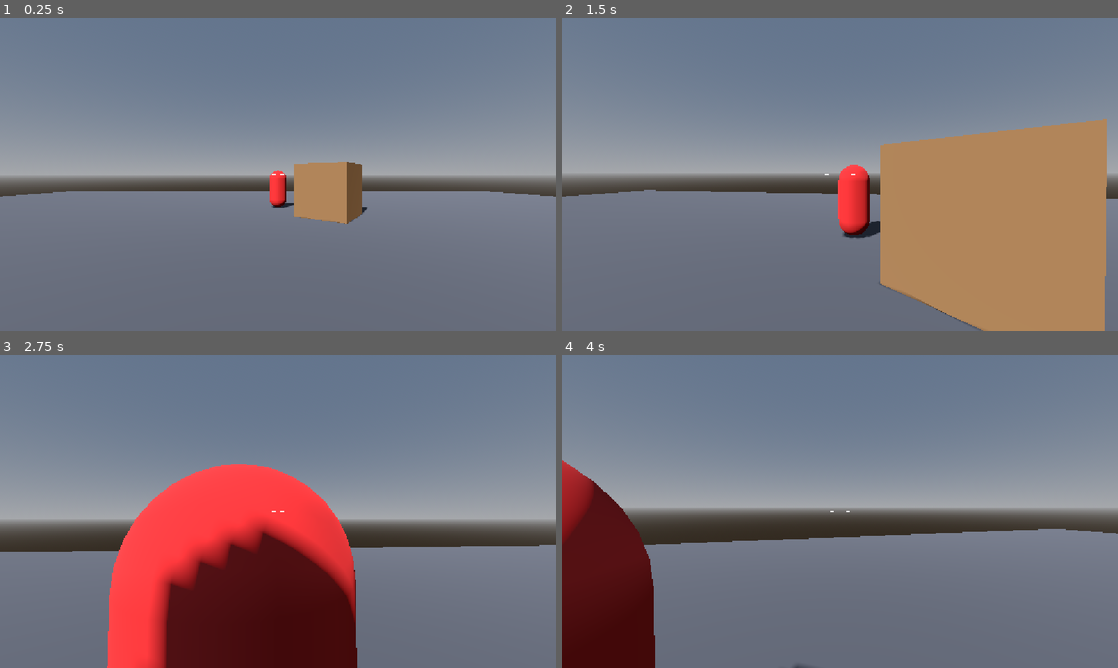
Above: before the commit, frames 1-4 (two rows, left to right).
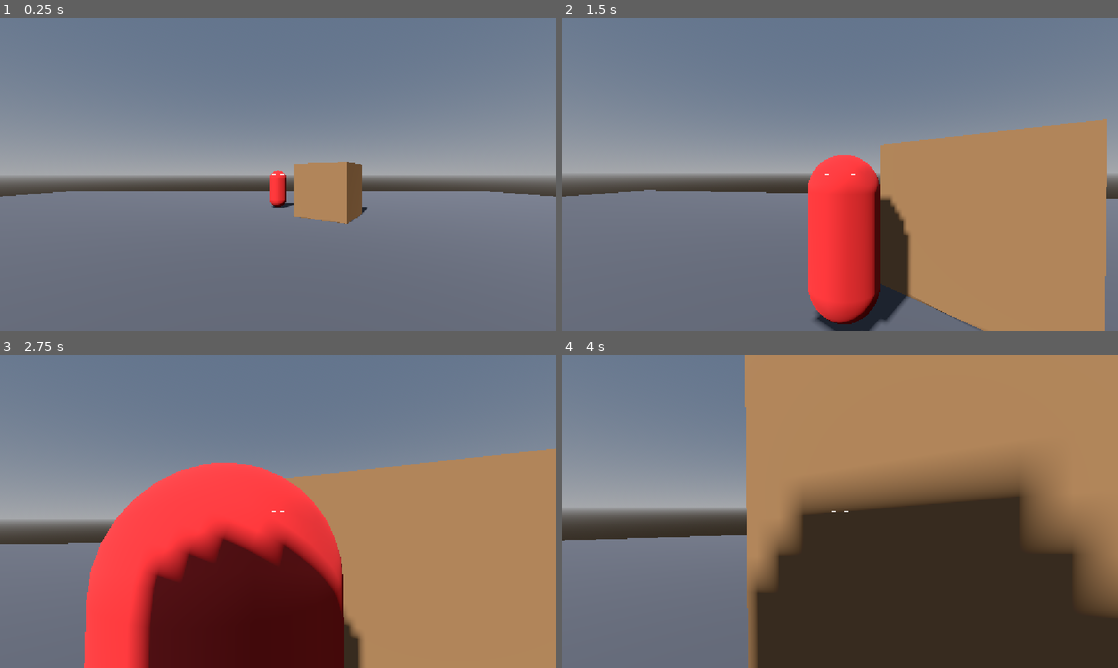
Above: after the commit, the same moments.

Repository: rcorre/exo
Game: Godot game, scene res://world/test_arena.tscn
Two runs of this game, one before a commit and one after it. Both use one fixed random seed, a clock stepped at 60 frames per second and the inputs below.
Inputs (mouse positions are in pixels of both pictures, inside the frame that each line leads up to):
- Up to frame 1 (0.25 s): no input
- Up to frame 2 (1.5 s): tap Enter at 0.5 s; move the mouse to (867, 174) at 0.52 s; press the mouse at (867, 174) at 0.53 s; hold W (move_forward) from 0.53 s (still down); move the mouse to (812, 174) at 1.27 s; release the mouse at (812, 174) at 1.28 s; click (812, 174) at 1.35 s
- Up to frame 3 (2.75 s): keep holding W (move_forward); move the mouse to (289, 505) at 2.02 s; press the mouse at (289, 505) at 2.03 s
- Up to frame 4 (4 s): keep holding W (move_forward); tap Space at 2.75 s; move the mouse to (834, 517) at 2.77 s; release the mouse at (834, 517) at 2.78 s; click (834, 517) at 2.85 s; tap Enter at 3.5 s; move the mouse to (878, 514) at 3.52 s; press the mouse at (878, 514) at 3.53 s

The runs differ from the first frame. In frame 2, 7.8% of the frame differs, in the area x 44-63%, y 43-100%; in frame 3, 34%; in frame 4, 74%, in the area x 0-100%, y 0-100%.

Commit message:
Add enemy aggro system.
Co-Authored-By: Claude Sonnet 5 <noreply@anthropic.com>
Claude-Session: https://claude.ai/code/session_01GP3Jbr5ZUAuEV648a2yu5T

Diff:
--- a/enemies/enemy.gd
+++ b/enemies/enemy.gd
@@ -1,11 +1,83 @@
-extends StaticBody3D
+extends CharacterBody3D
 
 @export var max_health: int = 100
 
+const VISION_RANGE := 15.0
+const VISION_HALF_ANGLE_DEG := 50.0
+const AGGRO_GAIN_TIME := 0.5
+const AGGRO_DECAY_TIME := 10.0
+const CHASE_SPEED := 3.0
+
 var health: int
+var aggro: float = 0.0
+var is_chasing: bool = false
+
+var gravity: float = ProjectSettings.get_setting("physics/3d/default_gravity")
 
 func _ready() -> void:
 	health = max_health
+
+func _physics_process(delta: float) -> void:
+	if not is_on_floor():
+		velocity.y -= gravity * delta
+	else:
+		velocity.y = 0.0
+
+	var player := _get_player()
+	var can_see := player != null and _can_see_player(player)
+
+	if can_see:
+		aggro = min(aggro + delta / AGGRO_GAIN_TIME, 1.0)
+	else:
+		aggro = max(aggro - delta / AGGRO_DECAY_TIME, 0.0)
+
+	if aggro >= 1.0:
+		is_chasing = true
+	elif aggro <= 0.0:
+		is_chasing = false
+
+	if is_chasing and player:
+		_chase(player)
+	else:
+		velocity.x = 0.0
+		velocity.z = 0.0
+
+	move_and_slide()
+
+func _get_player() -> Node3D:
+	return get_tree().get_first_node_in_group("player")
+
+func _can_see_player(player: Node3D) -> bool:
+	var to_player := player.global_position - global_position
+	to_player.y = 0.0
+	var distance := to_player.length()
+	if distance > VISION_RANGE or distance < 0.001:
+		return false
+
+	var forward := -global_transform.basis.z
+	forward.y = 0.0
+	forward = forward.normalized()
+
+	var angle_deg := rad_to_deg(forward.angle_to(to_player.normalized()))
+	if angle_deg > VISION_HALF_ANGLE_DEG:
+		return false
+
+	var query := PhysicsRayQueryParameters3D.create(
+		global_position + Vector3.UP * 0.9,
+		player.global_position + Vector3.UP * 0.9
+	)
+	query.exclude = [self]
+	var result := get_world_3d().direct_space_state.intersect_ray(query)
+	return result.is_empty() or result.collider == player
+
+func _chase(player: Node3D) -> void:
+	var to_player := player.global_position - global_position
+	to_player.y = 0.0
+	if to_player.length() > 0.01:
+		var direction := to_player.normalized()
+		velocity.x = direction.x * CHASE_SPEED
+		velocity.z = direction.z * CHASE_SPEED
+		look_at(global_position + direction, Vector3.UP)
 
 func take_damage(amount: int) -> void:
 	health -= amount
--- a/enemies/enemy.tscn
+++ b/enemies/enemy.tscn
@@ -13,7 +13,7 @@
 [sub_resource type="StandardMaterial3D" id="StandardMaterial3D_1"]
 albedo_color = Color(0.8, 0.15, 0.15, 1)
 
-[node name="Enemy" type="StaticBody3D"]
+[node name="Enemy" type="CharacterBody3D"]
 script = ExtResource("1")
 
 [node name="CollisionShape3D" type="CollisionShape3D" parent="."]
--- a/player/player.tscn
+++ b/player/player.tscn
@@ -14,7 +14,7 @@
 [sub_resource type="StandardMaterial3D" id="StandardMaterial3D_1"]
 albedo_color = Color(0.2, 0.6, 0.9, 1)
 
-[node name="Player" type="CharacterBody3D"]
+[node name="Player" type="CharacterBody3D" groups=["player"]]
 script = ExtResource("1")
 
 [node name="CollisionShape3D" type="CollisionShape3D" parent="."]
--- a/tools/probe_template.gd
+++ b/tools/probe_template.gd
@@ -26,7 +26,7 @@
 	await physics_frame
 
 	var player: CharacterBody3D = arena.get_node("Player")
-	var enemy: StaticBody3D = arena.get_node("Enemy")
+	var enemy: CharacterBody3D = arena.get_node("Enemy")
 	var camera: Camera3D = player.get_node("Head/Camera3D")
 
 	# Positive control: aim directly at the enemy with the correct forward
--- a/world/test_arena.tscn
+++ b/world/test_arena.tscn
@@ -89,3 +89,4 @@
 
 [node name="Enemy" parent="." instance=ExtResource("2")]
 position = Vector3(0, 0, -10)
+rotation_degrees = Vector3(0, 180, 0)
